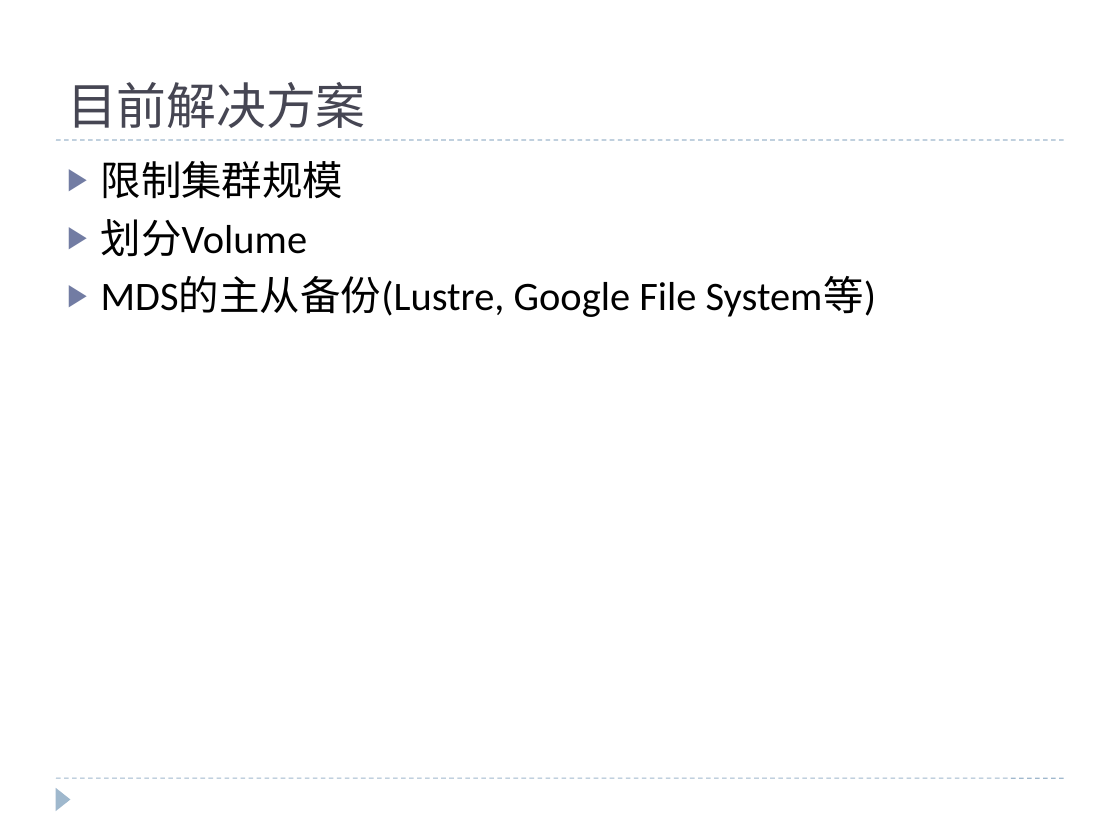
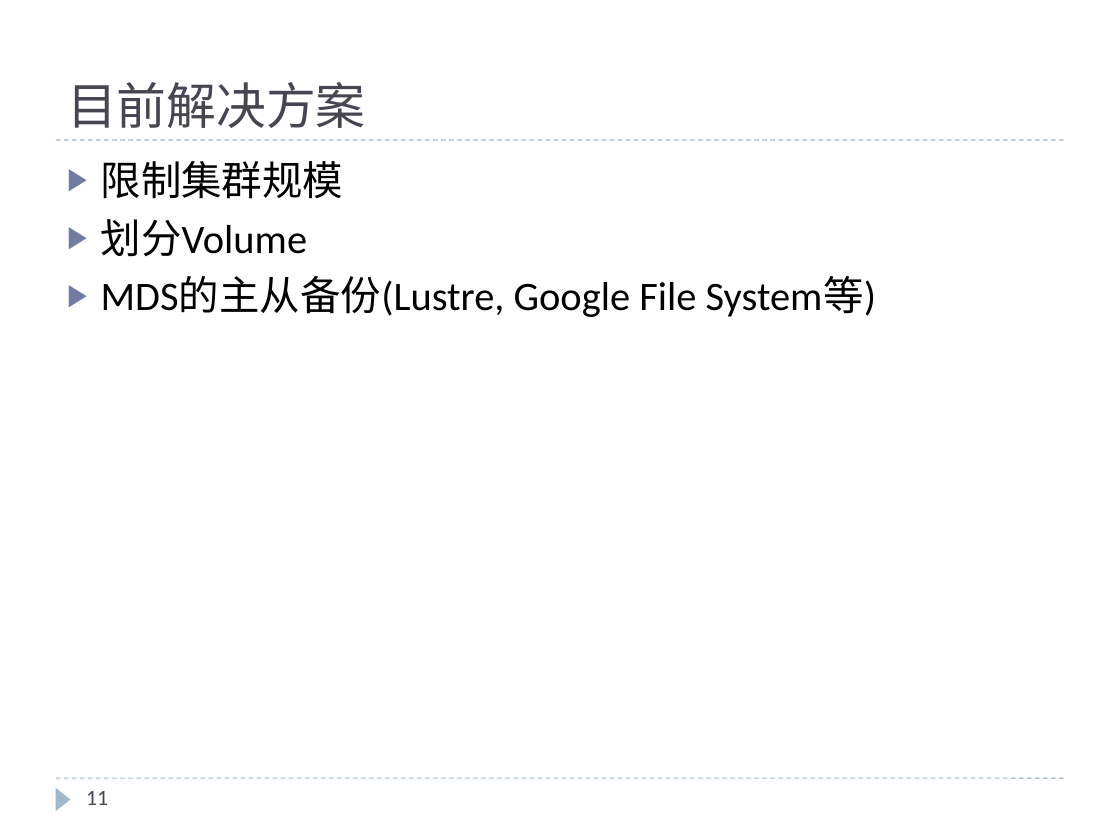
Before and after one commit to cheliequan/idning-paper, a slide deck: slide 11 of draft/MDS集群.pptx (slide 10 before the commit). Drawn at 1120x840 pixels with LibreOffice and Linux fonts; fonts in the diff are those of the drawing. Boxes give left, top, right and bottom in pixels: in the first picture for what was removed or moved away, otherwise in the second. Text is boxed around its words. In the diff, an @@ line names an element or a change of style, - is before the commit and + after.

```diff
--- a/draft/MDS集群.pptx
+++ b/draft/MDS集群.pptx
@@ page number added at [86,791,108,805], 14 pt, text #464653 @@
+11
```
Also in this commit, not shown: 18 other slides changed, 1 slide added, 2 other files.
